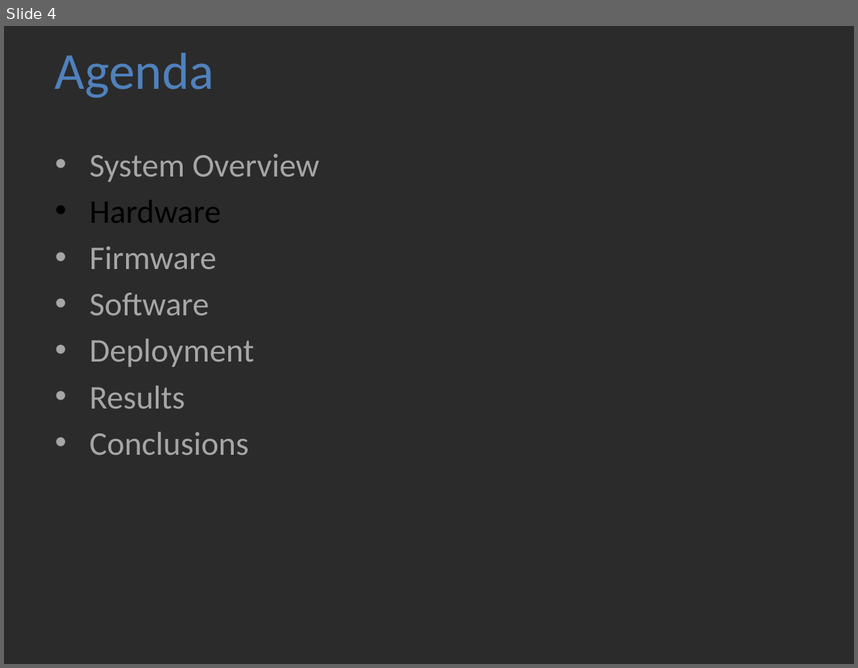
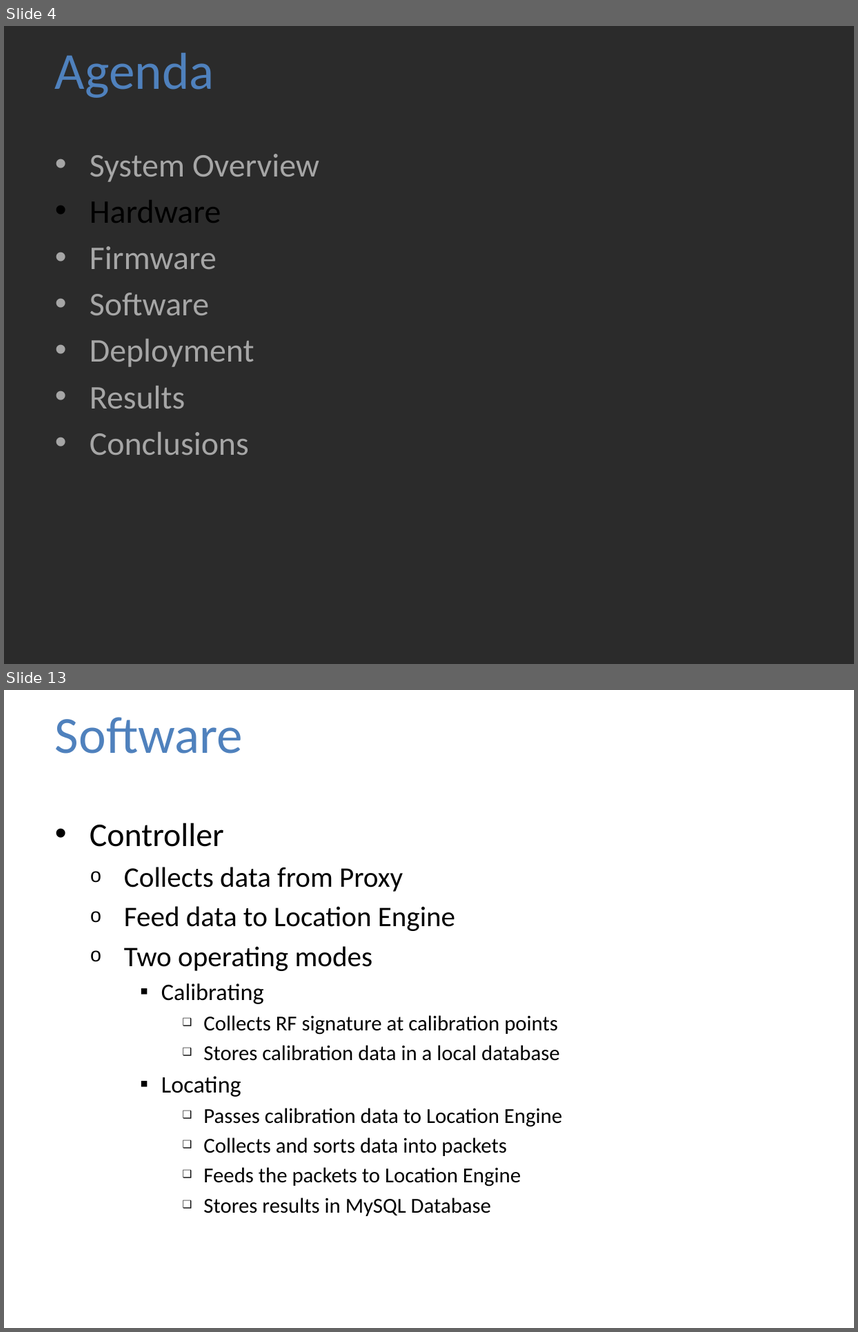
Before and after one commit to jolleekin/tiu-tracking, a slide deck: Docs/TIU_Tracking_Presentation_v1.pptx. Shown one above the other, each under a label of ours: slide 4 before the commit, slides 4 and 13 after it; the slides between them are not shown. The pictures are 858x668 and 858x1332 pixels, drawn with LibreOffice and Linux fonts; fonts in the diff are those of the drawing; background and template pictures are left out; a plain dark background stands for a picture behind light text. Boxes give left, top, right and bottom in pixels: in the first picture for what was removed or moved away, otherwise in the second. Text is boxed around its words. In the diff, an @@ line names an element or a change of style, - is before the commit and + after.

```diff
--- a/Docs/TIU_Tracking_Presentation_v1.pptx
+++ b/Docs/TIU_Tracking_Presentation_v1.pptx
@@ slide 13 added at (x1=4, y1=690, x2=854, y2=1328), background picture (left out) @@
@@ title added at (x1=55, y1=717, x2=243, y2=753), 44 pt, text #4F81BD @@
+Software
@@ text added at (x1=90, y1=822, x2=562, y2=1216), 18 pt, text #000000 @@
+• Controller
+  o Collects data from Proxy
+  o Feed data to Location Engine
+  o Two operating modes
+    ▪ Calibrating
+      ❑ Collects RF signature at calibration points
+      ❑ Stores calibration data in a local database
+    ▪ Locating
+      ❑ Passes calibration data to Location Engine
+      ❑ Collects and sorts data into packets
+      ❑ Feeds the packets to Location Engine
+      ❑ Stores results in MySQL Database
```
Also in this commit, not shown: 4 slides changed, 9 other slides added.
